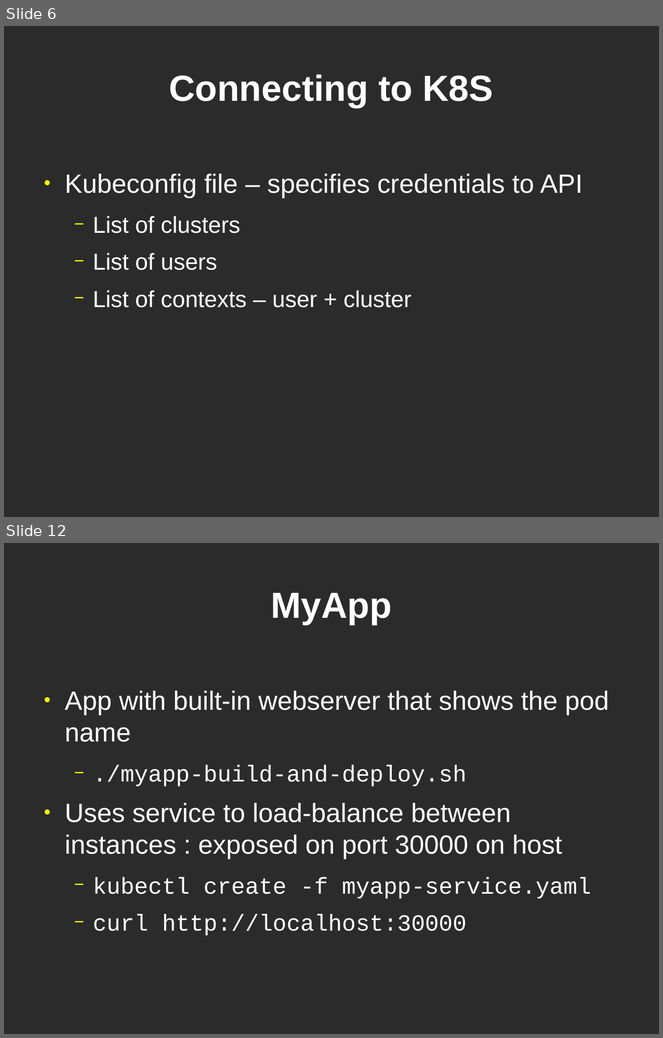
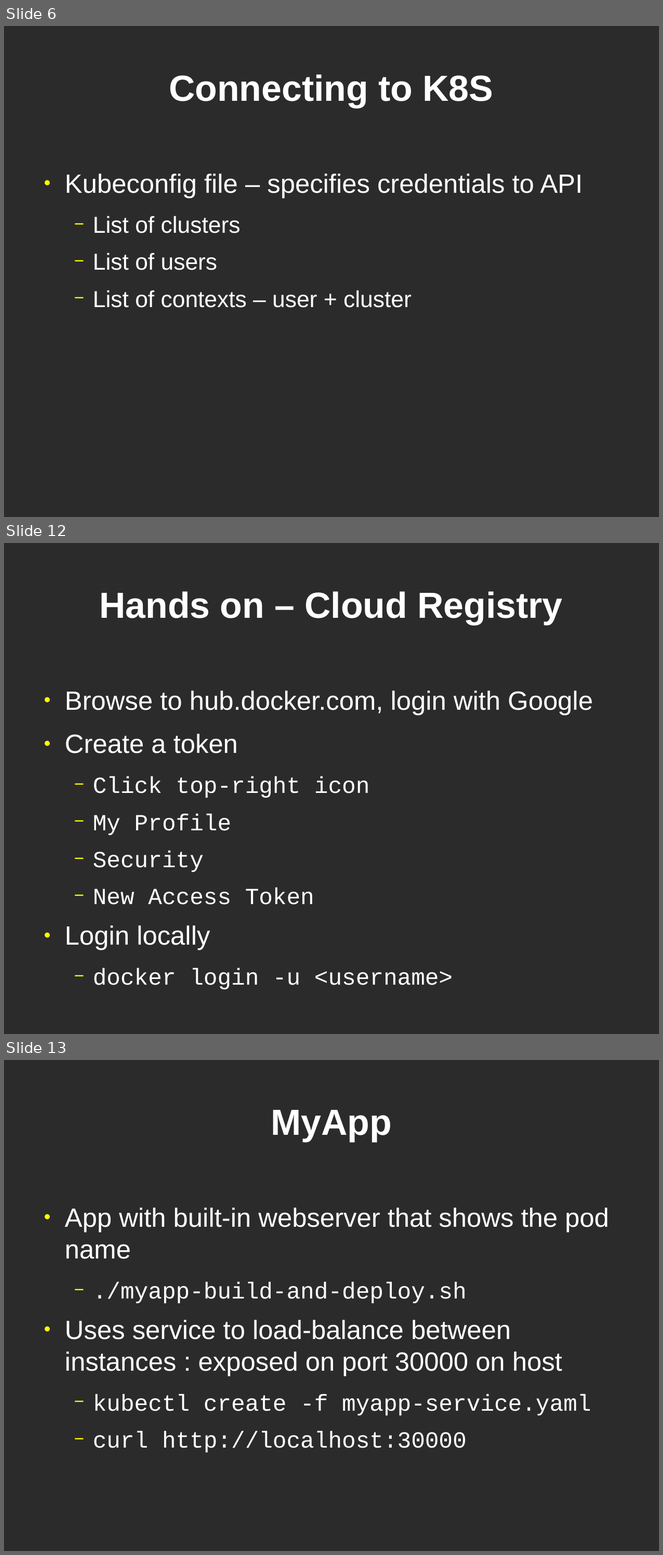
Before and after one commit to showmethehello/mit-k8s-talk, a slide deck: k8s.odp. Shown one above the other, each under a label of ours: slides 6 and 12 before the commit, slides 6, 12 and 13 after it; the slides between them are not shown. The pictures are 663x1038 and 663x1555 pixels, drawn with LibreOffice and Linux fonts; fonts in the diff are those of the drawing; background and template pictures are left out; a plain dark background stands for a picture behind light text. Boxes give left, top, right and bottom in pixels: in the first picture for what was removed or moved away, otherwise in the second. Text is boxed around its words. In the diff, an @@ line names an element or a change of style, - is before the commit and + after.

```diff
--- a/k8s.odp
+++ b/k8s.odp
@@ slide 12 added at <box>4,543,659,1034</box>, background picture (left out) @@
@@ title added at <box>99,591,562,625</box>, 44 pt, text #FFFFFF, bold @@
+Hands on – Cloud Registry
@@ text added at <box>65,691,593,990</box>, 28 pt, text #FFFFFF @@
+● Browse to hub.docker.com, login with Google
+● Create a token
+  − Click top-right icon
+  − My Profile
+  − Security
+  − New Access Token
+● Login locally
+  − docker login -u <username>
@@ what was slide 12 is now slide 13 @@
```
Also in this commit, not shown: 6 slides changed, 3 other files.
